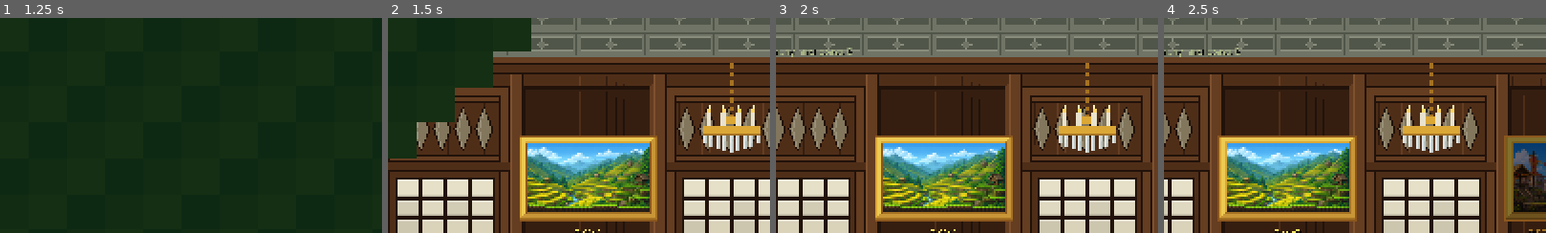
Above: before the commit, frames 1-4 (left to right).
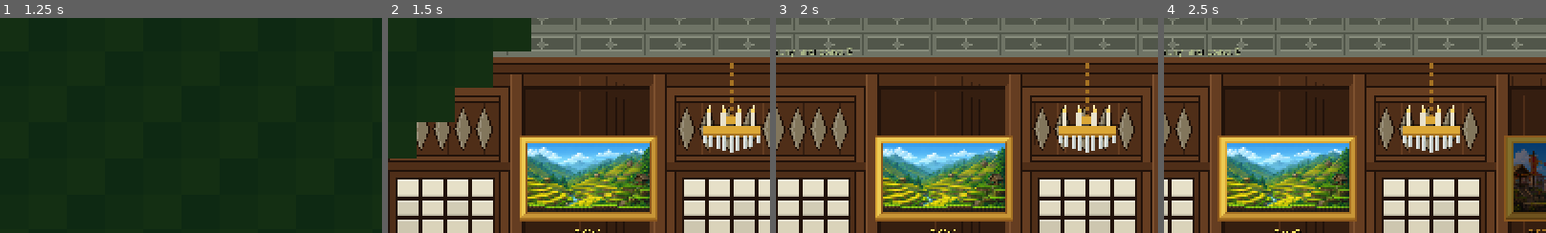
Above: after the commit, the same moments.

Repository: hyuuuan/OBRA
Game: Godot game, scene res://ui/main_menu.tscn
Same seed, same stepped clock (60 frames per second), same inputs: the game is played once before the commit and once after it.
Inputs (mouse positions are % of the whole screen's width and height, from its top left):
- Up to frame 1 (1.25 s): click "PLAY" at 0.5 s
- Up to frame 2 (1.5 s): tap E (interact) at 1.25 s; move the mouse to (72, 45) at 1.27 s; hold D (move_right) from 1.28 s (still down); hold E (interact) from 1.28 s (still down); click (72, 45) at 1.42 s
- Up to frame 3 (2 s): keep holding D (move_right); keep holding E (interact); tap Space (jump) at 1.52, 1.82 s
- Up to frame 4 (2.5 s): release D (move_right) at 2 s; release E (interact) at 2 s; drag from (30, 55) to (71, 38) at 2.02 s
The pictures show only the part of the screen within x 11-61%, y 1-51%; the shares and areas given below are measured in that part.

Frame 1 is identical in both runs. In frame 2, 0.3% of the frame differs, in the area x 82-98%, y 44-57%; in frame 3, 0.3%; in frame 4, 0.3%.

Commit message:
Give the chandelier something dark to be seen against
It hangs over a doorway, because that is the only stretch of ceiling in this room with no
picture under it -- which since the last change means it hangs directly in front of the one
part of the wall with light behind it. A fixture made of white candles and cut-glass drops,
in front of a row of lit cut-outs, and the two dissolved into each other.

Every pale part of it gets a dark edge of its own now: an outline behind each candle, a
shadow line under the corona and another under the ring. Nothing about its shape changed.
It is the same argument as the calado one commit ago, from the other side -- there the fix
was to make the background mostly wood, here it is to give the foreground an edge.

Diff:
--- a/game/scripts/hub_room.gd
+++ b/game/scripts/hub_room.gd
@@ -596,13 +596,22 @@
 	while link < hang + drop - 10.0:
 		draw_rect(Rect2(x - 2.0, link, 4.0, 5.0), brass)
 		link += 9.0
-	# The corona: two rings, the lower one wider.
+	# The corona: two rings, the lower one wider, with a dark underside.
+	#
+	# IT HANGS IN FRONT OF A CALADO PANEL, which is the one place on this wall with light
+	# behind it, so every pale part of the fixture needs something dark of its own to be
+	# seen against or the two dissolve into each other -- a chandelier of white candles in
+	# front of a row of lit cut-outs read as neither.
 	var body := hang + drop
 	draw_rect(Rect2(x - 9.0, body - 11.0, 18.0, 9.0), brass_lit)
+	draw_rect(Rect2(x - 32.0, body - 2.0, 64.0, 2.0), Color(0.0, 0.0, 0.0, 0.45))
 	draw_rect(Rect2(x - 30.0, body, 60.0, 8.0), brass_lit)
-	draw_rect(Rect2(x - 30.0, body + 8.0, 60.0, 2.0), brass)
+	draw_rect(Rect2(x - 30.0, body + 8.0, 60.0, 3.0), brass)
+	draw_rect(Rect2(x - 30.0, body + 11.0, 60.0, 2.0), Color(0.0, 0.0, 0.0, 0.40))
 	# Candles standing on the ring, with a flame apiece.
 	for offset: float in [-23.0, -8.0, 8.0, 23.0]:
+		draw_rect(Rect2(x + offset - 4.0, body - 15.0, 7.0, 15.0),
+			Color(0.0, 0.0, 0.0, 0.45))
 		draw_rect(Rect2(x + offset - 3.0, body - 14.0, 5.0, 14.0),
 			Color(0.914, 0.886, 0.800, 1.0))
 		draw_rect(Rect2(x + offset - 2.0, body - 19.0, 4.0, 5.0),
